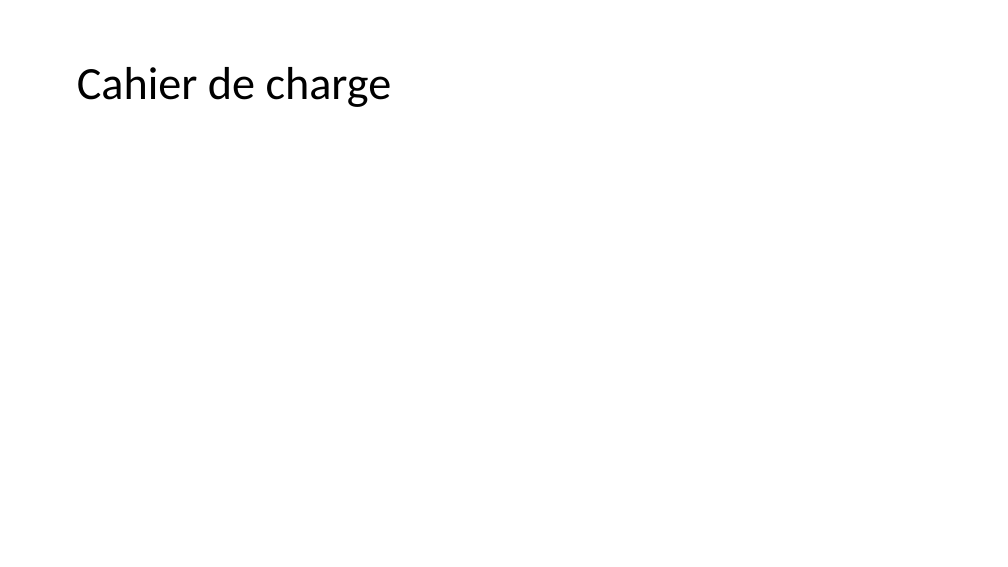
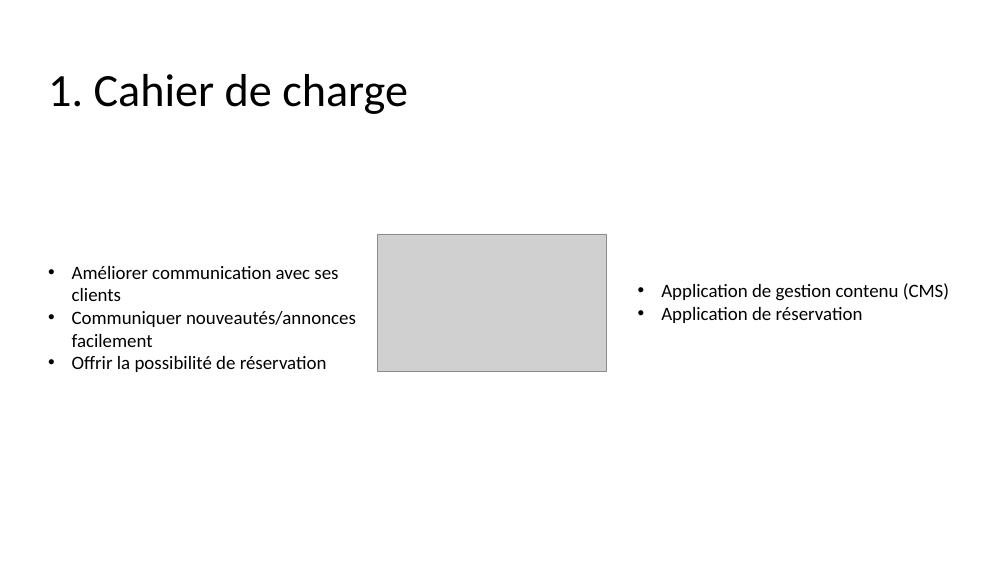
Before and after one commit to saidworks/fil_rouge, a slide deck: slide 3 of Presentation.pptx. Drawn at 1008x567 pixels with LibreOffice and Linux fonts; fonts in the diff are those of the drawing; grey boxes stand for pictures. Boxes give left, top, right and bottom in pixels: in the first picture for what was removed or moved away, otherwise in the second. Text is boxed around its words. In the diff, an @@ line names an element or a change of style, - is before the commit and + after.

```diff
--- a/Presentation.pptx
+++ b/Presentation.pptx
@@ title at <box>48,74,408,114</box>: text changed @@
-Cahier de charge
+1. Cahier de charge
@@ picture added at <box>378,234,606,371</box> @@
@@ text added at <box>72,266,356,372</box>, 18 pt, text #000000 @@
+• Améliorer communication avec ses clients
+• Communiquer nouveautés/annonces facilement
+• Offrir la possibilité de réservation
@@ text added at <box>661,283,949,323</box>, 18 pt, text #000000 @@
+• Application de gestion contenu (CMS)
+• Application de réservation
```
Also in this commit, not shown: 5 other slides changed, 6 slides added, 11 slides removed, 2 other files.
